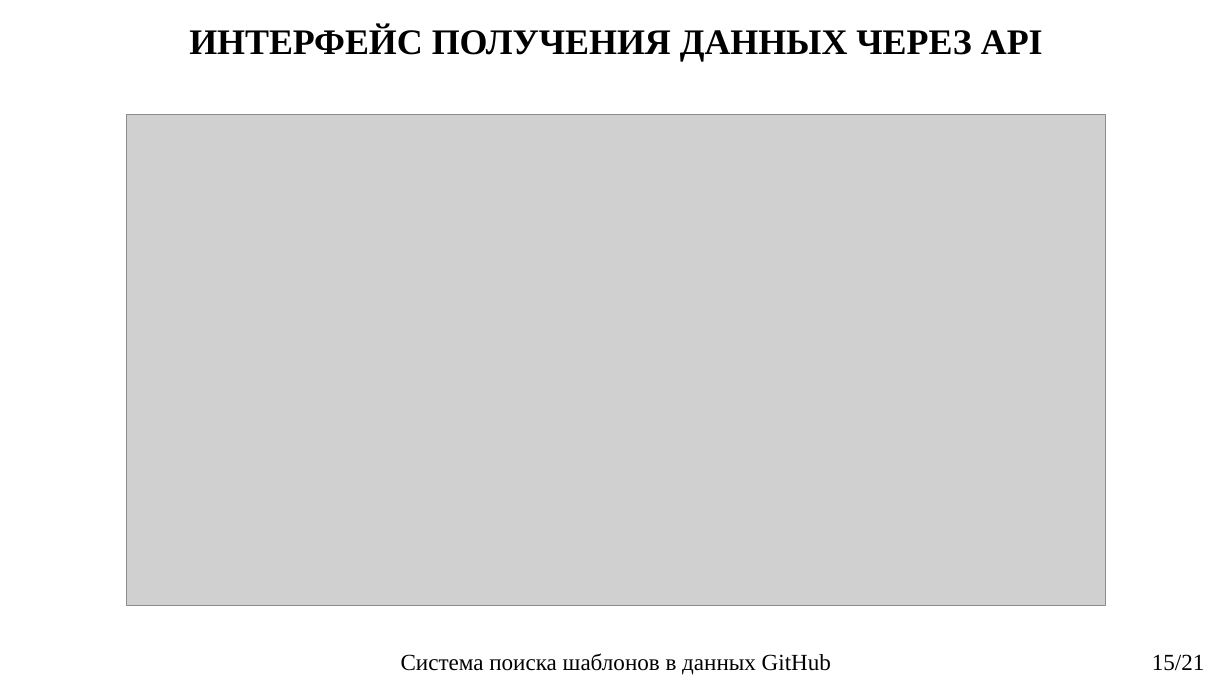
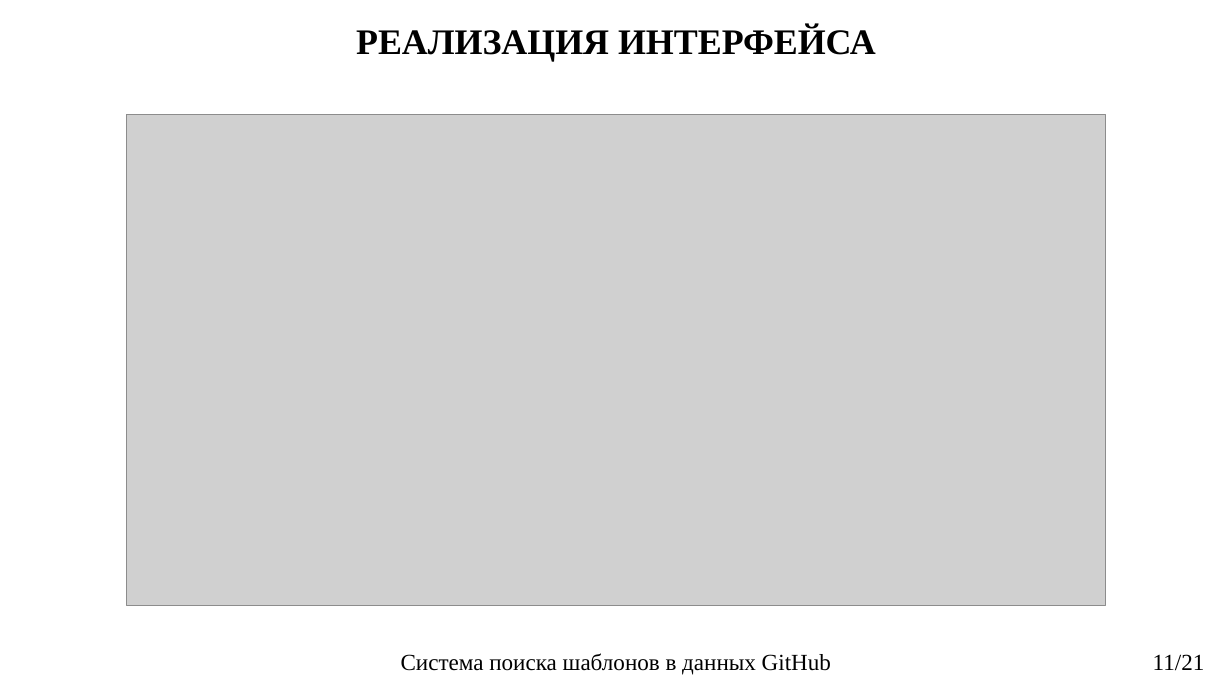
Before and after one commit to Santiperro/final-qualifying-work, a slide deck: slide 11 of docs/Eliseev EV.pptx (slide 15 before the commit). Drawn at 1232x693 pixels with LibreOffice and Linux fonts; fonts in the diff are those of the drawing; grey boxes stand for pictures. Boxes give left, top, right and bottom in pixels: in the first picture for what was removed or moved away, otherwise in the second. Text is boxed around its words. In the diff, an @@ line names an element or a change of style, - is before the commit and + after.

```diff
--- a/docs/Eliseev EV.pptx
+++ b/docs/Eliseev EV.pptx
@@ text at (356, 26, 876, 61): text changed @@
-ИНТЕРФЕЙС ПОЛУЧЕНИЯ ДАННЫХ ЧЕРЕЗ API
+РЕАЛИЗАЦИЯ ИНТЕРФЕЙСА
@@ page number at (1153, 654, 1205, 671): text changed @@
-15/21
+11/21
```
Also in this commit, not shown: 5 other slides changed, 8 other files.
